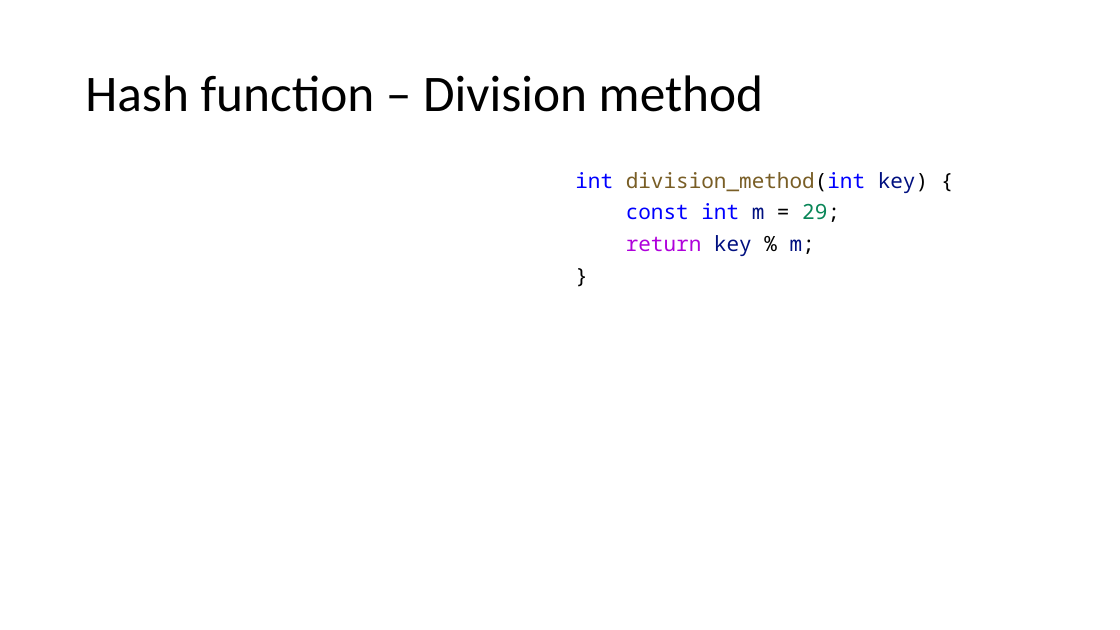
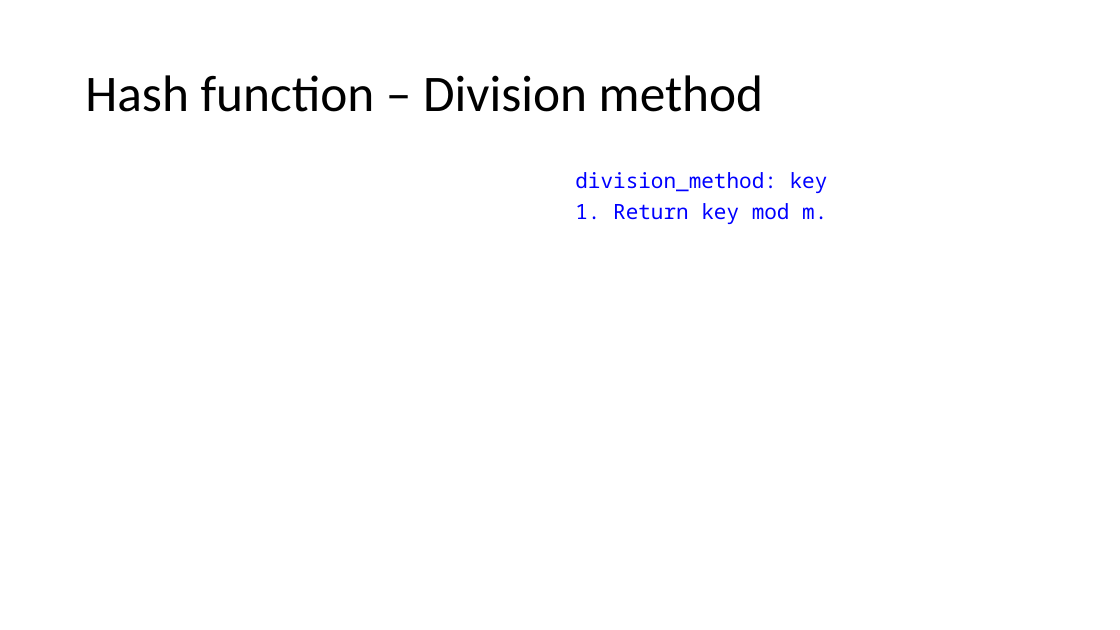
Before and after one commit to duskygloom/data_structures, a slide deck: slide 4 of hash_table_presentation/hashing.pptx. Drawn at 1120x630 pixels with LibreOffice and Linux fonts; fonts in the diff are those of the drawing; grey boxes stand for pictures. Boxes give left, top, right and bottom in pixels: in the first picture for what was removed or moved away, otherwise in the second. Text is boxed around its words. In the diff, an @@ line names an element or a change of style, - is before the commit and + after.

```diff
--- a/hash_table_presentation/hashing.pptx
+++ b/hash_table_presentation/hashing.pptx
@@ text at box(575, 172, 828, 224): text changed; text colour #795E26 to #0000FF @@
-int division_method(int key) {
-const int m = 29;
-return key % m;
-}
+division_method: key
+1. Return key mod m.
```
Also in this commit, not shown: 4 other slides changed, 5 other files.
